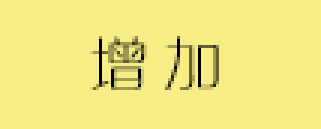
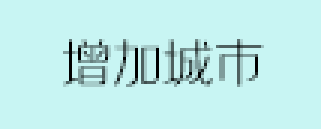
Before/after of a 321 x 129 layered artwork. What changed in the layer stack:
hid "增 加" (1st of 2) over [90, 36, 219, 90]
added layer "增加城市" above "批量审批" over [63, 39, 264, 87]
hid "增加" over [0, 0, 321, 129]
showed "取消" over [0, 0, 321, 129]
